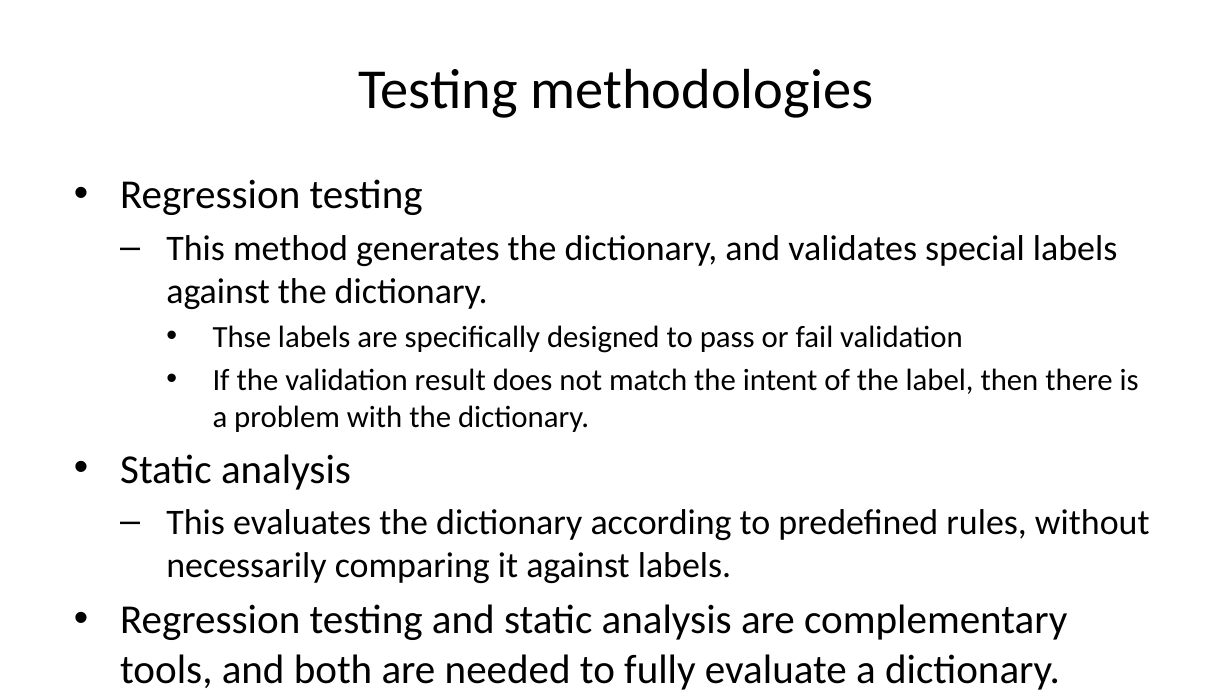
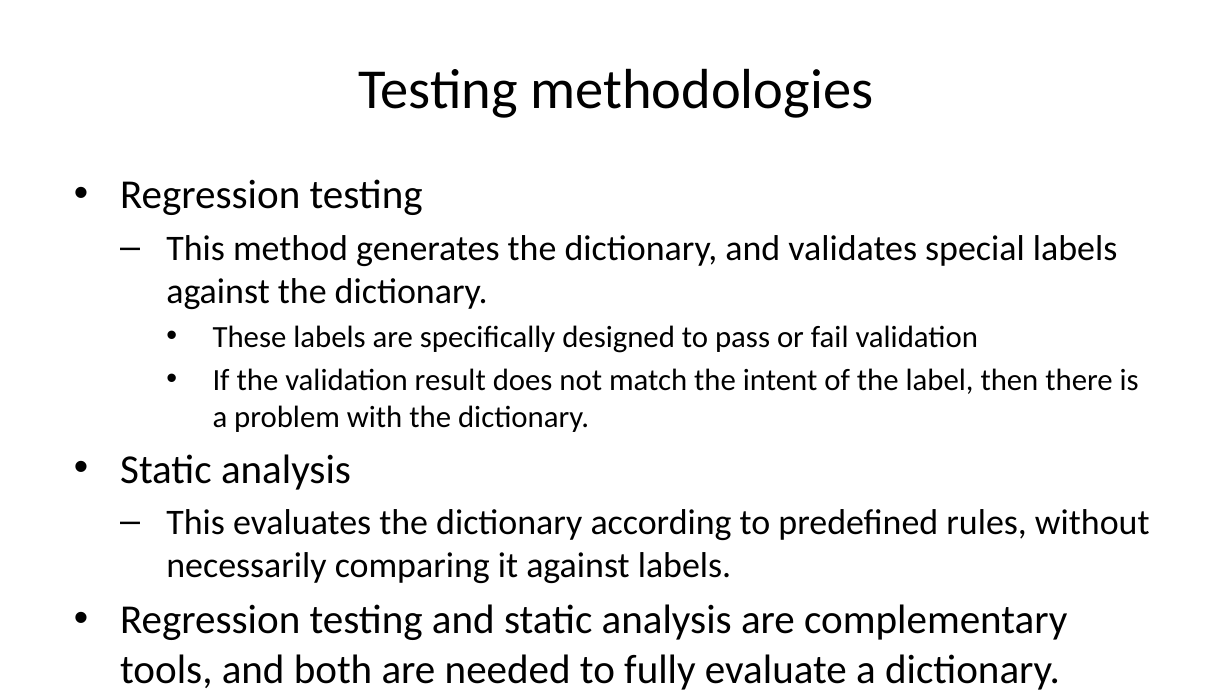
Before and after one commit to sbn-psi/dmsp, a slide deck: slide 3 of LDDTesting/stone-LDDTestingOverview.pptx. Drawn at 1232x693 pixels with LibreOffice and Linux fonts; fonts in the diff are those of the drawing. Boxes give left, top, right and bottom in pixels: in the first picture for what was removed or moved away, otherwise in the second. Text is boxed around its words. In the diff, an @@ line names an element or a change of style, - is before the commit and + after.

```diff
--- a/LDDTesting/stone-LDDTestingOverview.pptx
+++ b/LDDTesting/stone-LDDTestingOverview.pptx
@@ text at <box>213,325,978,353</box>: text changed @@
-    • Thse labels are specifically designed to pass or fail validation
+    • These labels are specifically designed to pass or fail validation
```
Also in this commit, not shown: 3 other slides changed, 2 other files.
